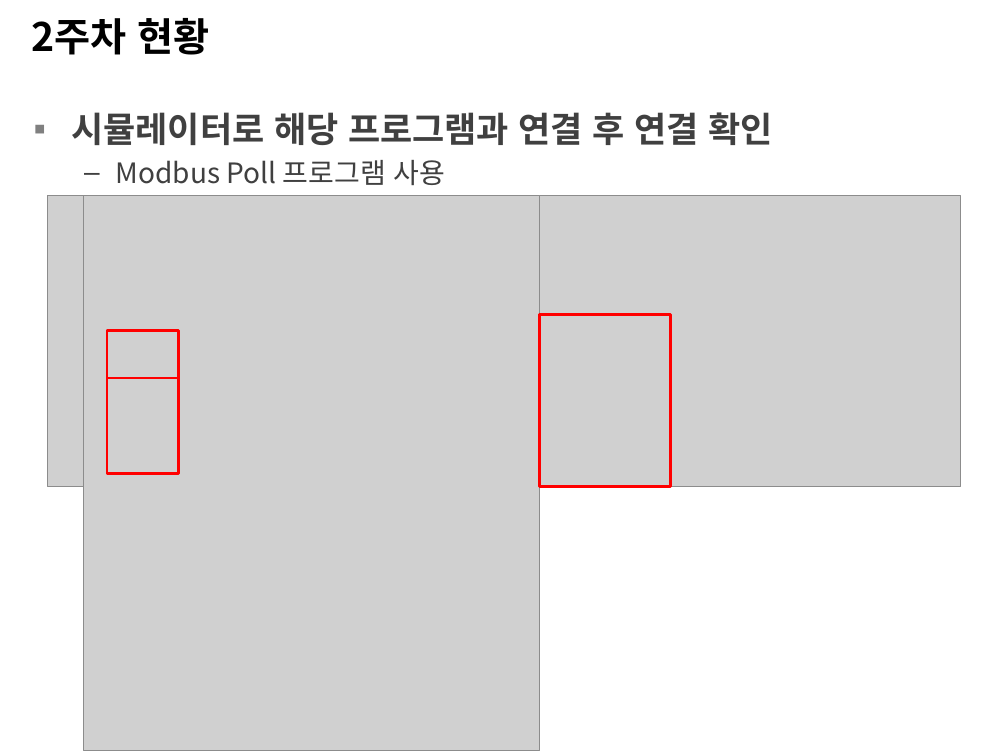
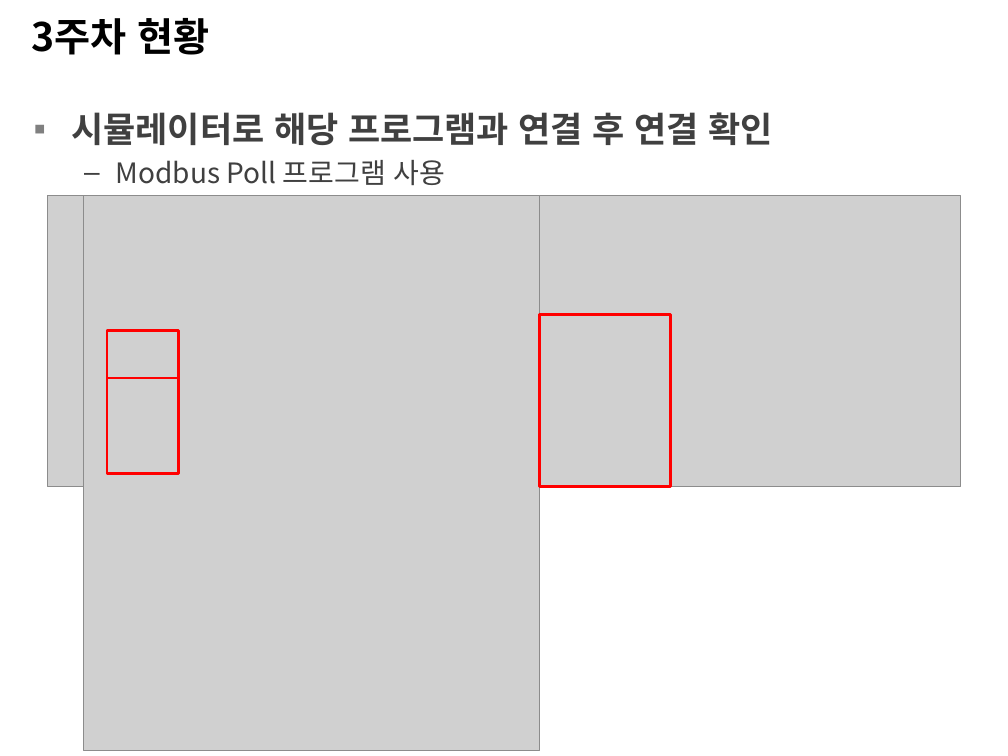
Before and after one commit to KimGumin/security119, a slide deck: slide 4 of 2020-01-20-김구민.pptx. Drawn at 1008x756 pixels with LibreOffice and Linux fonts; fonts in the diff are those of the drawing; grey boxes stand for pictures; background and template pictures are left out. Boxes give left, top, right and bottom in pixels: in the first picture for what was removed or moved away, otherwise in the second. Text is boxed around its words. In the diff, an @@ line names an element or a change of style, - is before the commit and + after.

```diff
--- a/2020-01-20-김구민.pptx
+++ b/2020-01-20-김구민.pptx
@@ title at box(32, 18, 210, 55): text changed @@
-2주차 현황
+3주차 현황
```
Also in this commit, not shown: 4 other slides changed, 2 other files.
